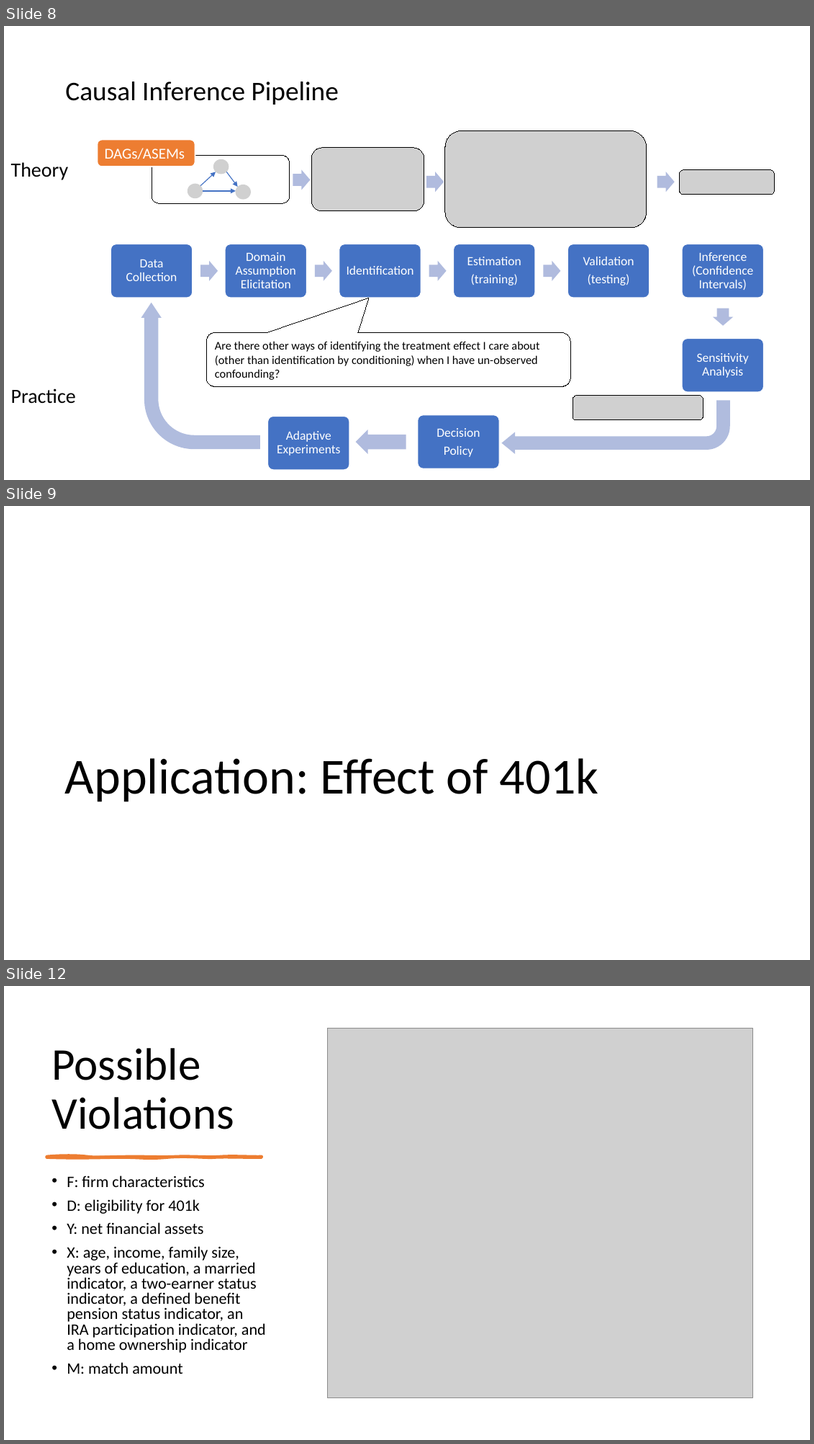
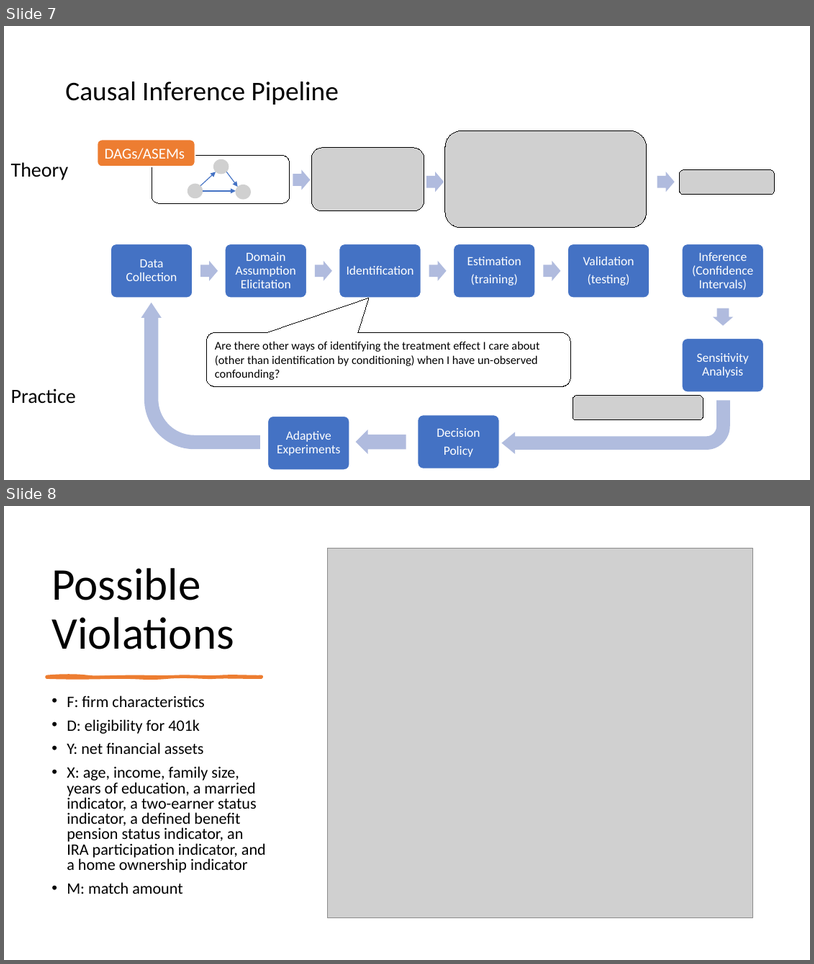
Before and after one commit to stanford-msande228/winter23, a slide deck: MSANDE228_Lecture14_Unobserved_Confounding.pptx. Shown one above the other, each under a label of ours: slides 8, 9 and 12 before the commit, slides 7 and 8 after it; the slides between them are not shown. The pictures are 814x1444 and 814x964 pixels, drawn with LibreOffice and Linux fonts; fonts in the diff are those of the drawing; grey boxes stand for pictures. Boxes give left, top, right and bottom in pixels: in the first picture for what was removed or moved away, otherwise in the second. Text is boxed around its words. In the diff, an @@ line names an element or a change of style, - is before the commit and + after.

```diff
--- a/MSANDE228_Lecture14_Unobserved_Confounding.pptx
+++ b/MSANDE228_Lecture14_Unobserved_Confounding.pptx
@@ slide 9 removed at (x1=4, y1=506, x2=810, y2=960), background #FFFFFF @@
@@ title removed at (x1=65, y1=758, x2=599, y2=802) @@
-Application: Effect of 401k
@@ what was slide 8 is now slide 7 @@
@@ what was slide 12 is now slide 8 @@
```
Also in this commit, not shown: 2 slides changed, 2 slides added, 4 other slides removed, 1 other file.
